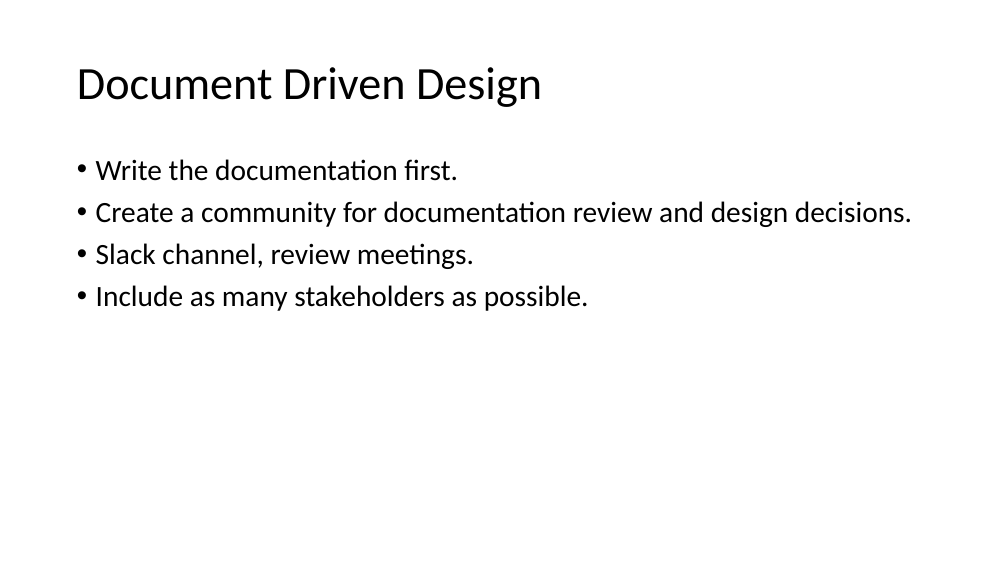
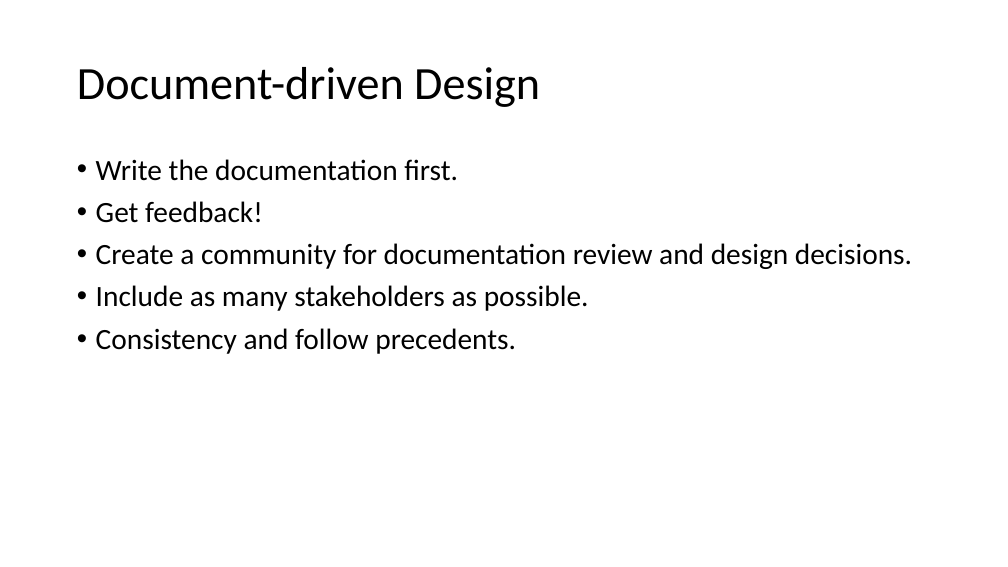
Before and after one commit to holytshirt/httpapipatterns, a slide deck: slide 7 of http api patterns.pptx. Drawn at 1008x567 pixels with LibreOffice and Linux fonts; fonts in the diff are those of the drawing. Boxes give left, top, right and bottom in pixels: in the first picture for what was removed or moved away, otherwise in the second. Text is boxed around its words. In the diff, an @@ line names an element or a change of style, - is before the commit and + after.

Commit message:
updates

```diff
--- a/http api patterns.pptx
+++ b/http api patterns.pptx
@@ title at bbox=[77, 67, 540, 107]: text changed @@
-Document Driven Design
+Document-driven Design
@@ text at bbox=[96, 201, 263, 223]: paragraph added @@
+• Get feedback!
@@ text at bbox=[96, 243, 474, 269]: paragraph removed @@
-• Slack channel, review meetings.
@@ text at bbox=[96, 328, 516, 354]: paragraph added @@
+• Consistency and follow precedents.
```
Also in this commit, not shown: 17 other slides changed.
